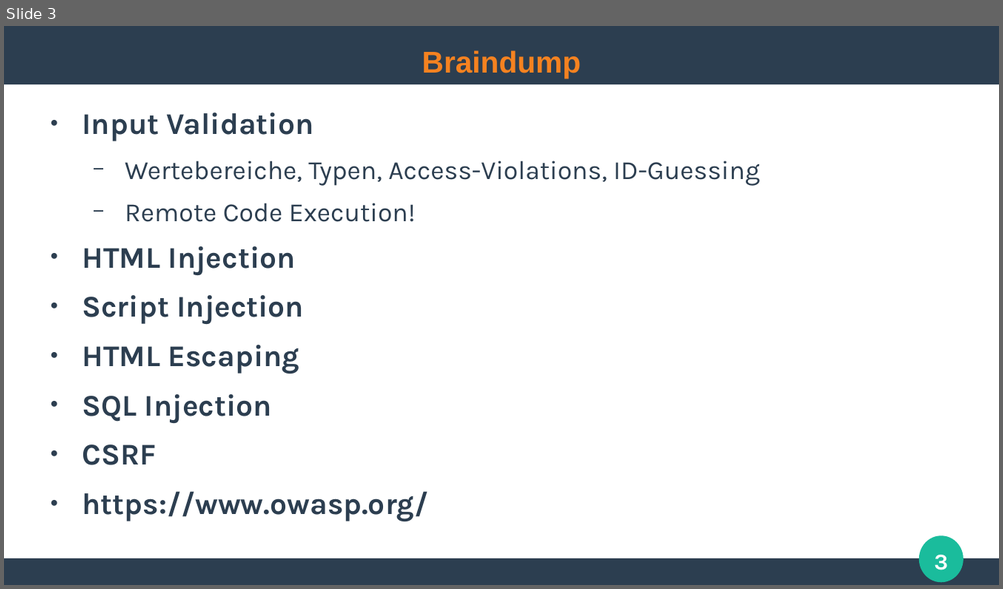
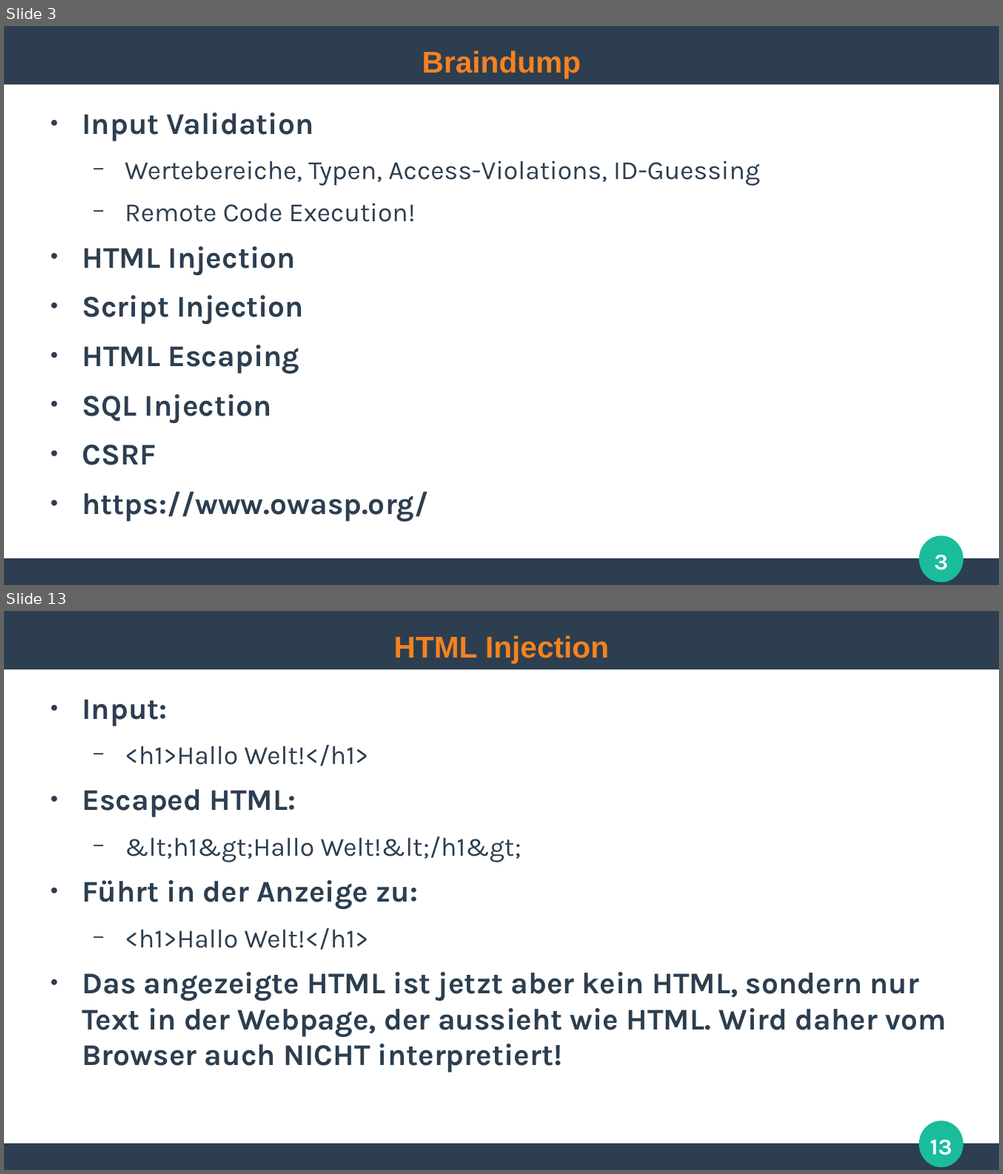
Before and after one commit to ghandmann/HS-AlbSig-WebAnwendungen2, a slide deck: Kapitel/06_WebSecurity.odp. Shown one above the other, each under a label of ours: slide 3 before the commit, slides 3 and 13 after it; the slides between them are not shown. The pictures are 1003x589 and 1003x1174 pixels, drawn with LibreOffice and Linux fonts; fonts in the diff are those of the drawing. Boxes give left, top, right and bottom in pixels: in the first picture for what was removed or moved away, otherwise in the second. Text is boxed around its words. In the diff, an @@ line names an element or a change of style, - is before the commit and + after.

```diff
--- a/Kapitel/06_WebSecurity.odp
+++ b/Kapitel/06_WebSecurity.odp
@@ slide 13 added at [4, 611, 999, 1170], background #FFFFFF; not listed: 3 template elements that a slide beside it also shows @@
@@ title added at [394, 635, 609, 664], 24 pt, text #F58220, bold @@
+HTML Injection
@@ text added at [82, 699, 946, 1073], 24 pt, text #2C3E50, bold @@
+● Input:
+  − <h1>Hallo Welt!</h1>
+● Escaped HTML:
+  − &lt;h1&gt;Hallo Welt!&lt;/h1&gt;
+● Führt in der Anzeige zu:
+  − <h1>Hallo Welt!</h1>
+● Das angezeigte HTML ist jetzt aber kein HTML, sondern nur Text in der Webpage, der aussieht wie HTML. Wird daher vom Browser auch NICHT interpretiert!
@@ page number added at [930, 1140, 952, 1156], 18 pt, text #FFFFFF, bold @@
+13
```
Also in this commit, not shown: 17 other slides added.
